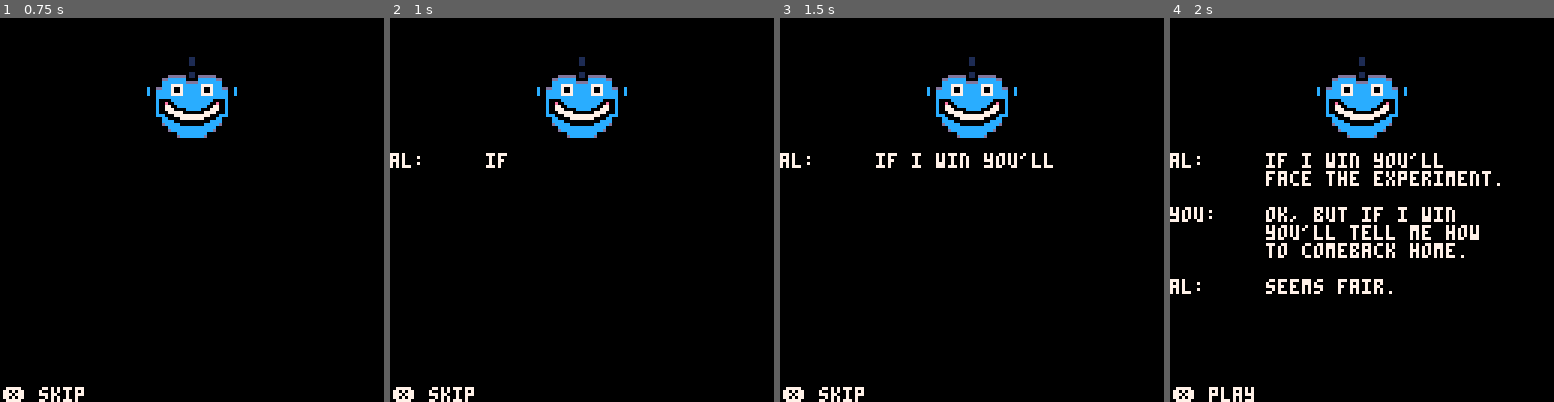
Above: before the commit, frames 1-4 (left to right).
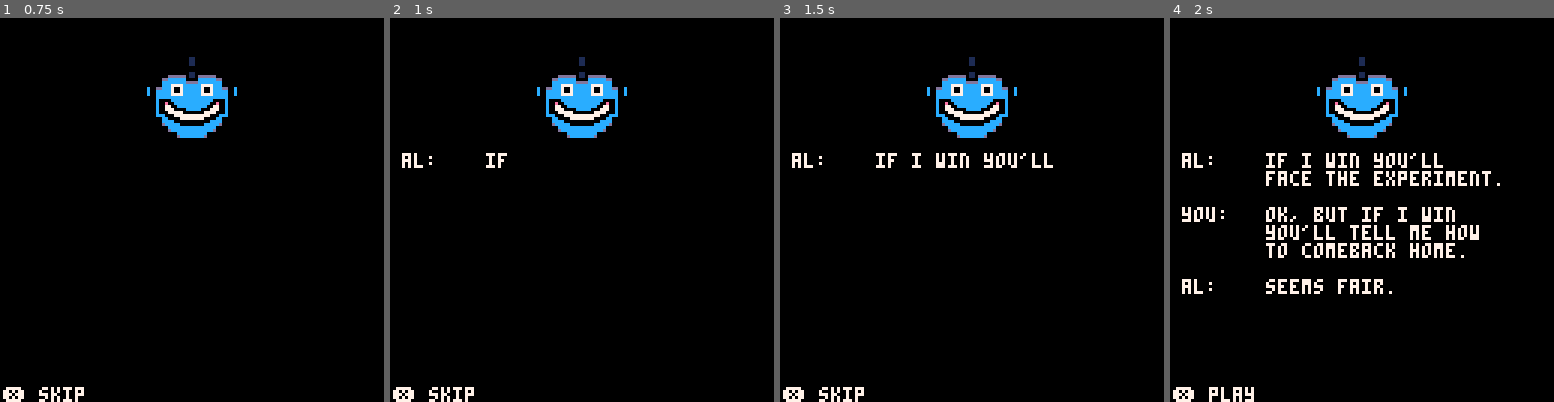
Above: after the commit, the same moments.

Repository: emilio302/scissorsgame
Game: PICO-8 cartridge test.p8
The game is run twice, just before and just after one commit, with the same random seed, the same clock (stepped at 60 frames per second) and the same inputs.
Inputs:
- Up to frame 1 (0.75 s): tap X (X key) at 0.33 s; tap O (Z key) at 0.7 s
- Up to frame 2 (1 s): no input
- Up to frame 3 (1.5 s): tap X (X key) at 1.07 s
- Up to frame 4 (2 s): hold Right from 1.6 s (still down); tap O (Z key) at 1.7 s; tap X (X key) at 1.85 s

Frame 1 is identical in both runs. In frame 2, 0.2% of the frame differs, in the area x 0-11%, y 35-40%; in frame 3, 0.2%; in frame 4, 0.6%, in the area x 0-15%, y 35-72%.

Commit message:
Fix bag bug

Diff:
--- a/test.p8
+++ b/test.p8
@@ -8,7 +8,6 @@
 	initial_lifes=9
 	initial_enemylife=10
 	initial_discards=1
-	initial_bag={}
 	position=user_positions[1]
 	enemymove=1
 	enemydebuff=0
@@ -529,7 +528,7 @@
 still_alive=true
 immune=false
 current_enemy=1
-bag=initial_bag
+bag={}
 enemylife=initial_enemylife
 lifes=initial_lifes
 round_discards=initial_discards
@@ -920,93 +919,93 @@
 
 dialogs={
 -- 1
-"al: \tif i win you'll\n"..
+" al: \tif i win you'll\n"..
 		 "\t\tface the experiment."..
 		 text_to_wait..
 		 "\n\n"..
-"you: \tok, but if i win\n"..
+" you: \tok, but if i win\n"..
 		 "\t\tyou'll tell me how\n"..
 		 "\t\tto comeback home."..
 		 text_to_wait..
 		 "\n\n"..
-"al: \tseems fair.",
+" al: \tseems fair.",
 --2
-"al: \tyou have to talk with\n"..
+" al: \tyou have to talk with\n"..
 		 "\t\tthe chief engineer."..
 		 text_to_wait..
 		 "\n\n"..
-"you: \twhere is him?"..
+" you: \twhere is him?"..
 		 text_to_wait..
 		 "\n\n"..
-"al: \tthat's another game.",
+" al: \tthat's another game.",
 --3
-"you: \twhere is the\n"..
+" you: \twhere is the\n"..
 		 "\t\tchief engineer?"..
 		 text_to_wait..
 		 "\n\n"..
-"al: \ton the bridge.\n"..
+" al: \ton the bridge.\n"..
 		 "\t\tbut i won't let\n"..
 		 "\t\tyou leave."..
 		 text_to_wait..
 		 "\n\n"..
-"you: \tif i beat you once\n"..
+" you: \tif i beat you once\n"..
    "\t\tmore you will.",
 --4
-"bo: \tmust stop you.\n"..
+" bo: \tmust stop you.\n"..
 		 "\t\tlose, face the\n"..
 		 "\t\texperiment."..
 		 text_to_wait..
 		 "\n\n"..
-"you: \tif i win, do\n"..
+" you: \tif i win, do\n"..
    "\t\twhat i ask.",
 --5
-"you: \tdon't stop me.\n"..
+" you: \tdon't stop me.\n"..
 "\t\ti need to pass\n"..
 "\t\tthe door"..
    text_to_wait..
 		 "\n\n"..
-"bo: \tdoor not open\n"..
+" bo: \tdoor not open\n"..
 		 text_to_wait..
 		 "\n\n"..
-"you: \tlooks like\n"..
+" you: \tlooks like\n"..
 			"\t\tit's time to play...",
 --6
-"you: \twhere is the\n"..
+" you: \twhere is the\n"..
 			"\t\tchief engineer?"..
    text_to_wait..
 		 "\n\n"..
-"bo: \tcan let you there\n"..
+" bo: \tcan let you there\n"..
 			"\t\tif i loose"..
 		 text_to_wait..
 		 "\n\n"..
-"you: \tthis is insane...\n",
+" you: \tthis is insane...\n",
 --7
-"ed: \tso, you want comeback\n"..
+" ed: \tso, you want comeback\n"..
 "\t\thome?"..
    text_to_wait..
 		 "\n\n"..
-"you: \tyes."..
+" you: \tyes."..
    text_to_wait..
 		 "\n\n"..
-"ed: \tbeat me to know\n"..
+" ed: \tbeat me to know\n"..
 		"\t\tthe answer.",
 --8
-"ed: \tyou'll need the\n"..
+" ed: \tyou'll need the\n"..
 "\t\tship."..
    text_to_wait..
 		 "\n\n"..
-"you: \tcool, where is it?"..
+" you: \tcool, where is it?"..
    text_to_wait..
 		 "\n\n"..
-"ed: \tthat information\n"..
+" ed: \tthat information\n"..
 		"\t\thas a price.",
 --9
-"ed: \tship is at the\n"..
+" ed: \tship is at the\n"..
 "\t\tdock but you don't\n"..
 "\t\tknow how to use it."..
    text_to_wait..
 		 "\n\n"..
-"you: \tif i win this\n"..
+" you: \tif i win this\n"..
 "\t\tlast match set\n"..
 "\t\tthe autopilot.\n"..
 "\t\ti need leave this\n"..
